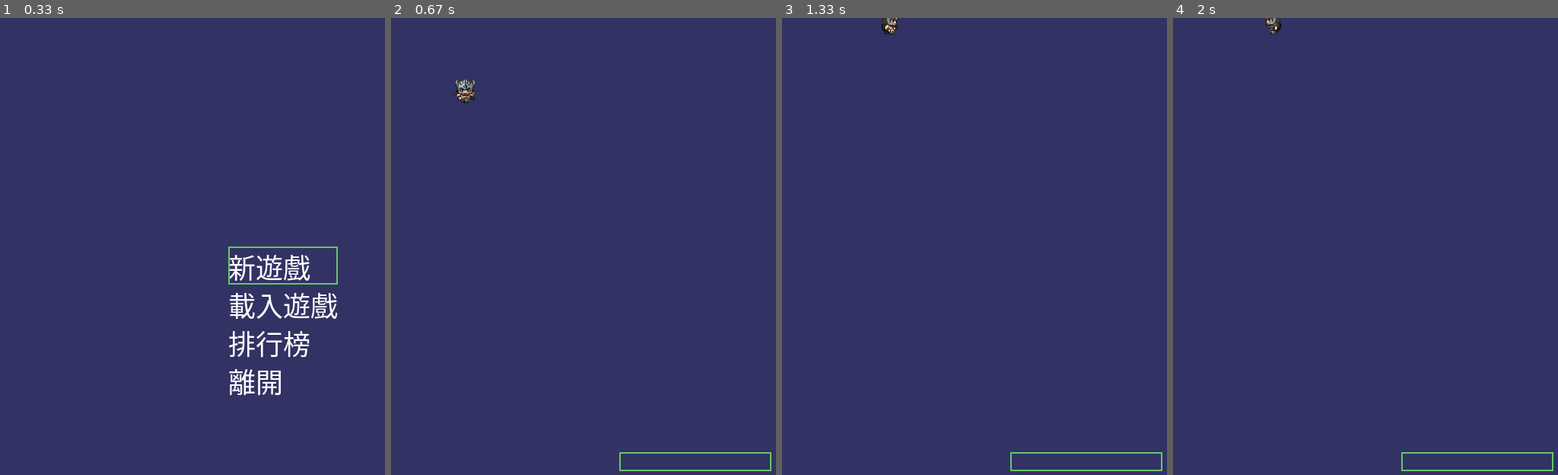
Above: before the commit, frames 1-4 (left to right).
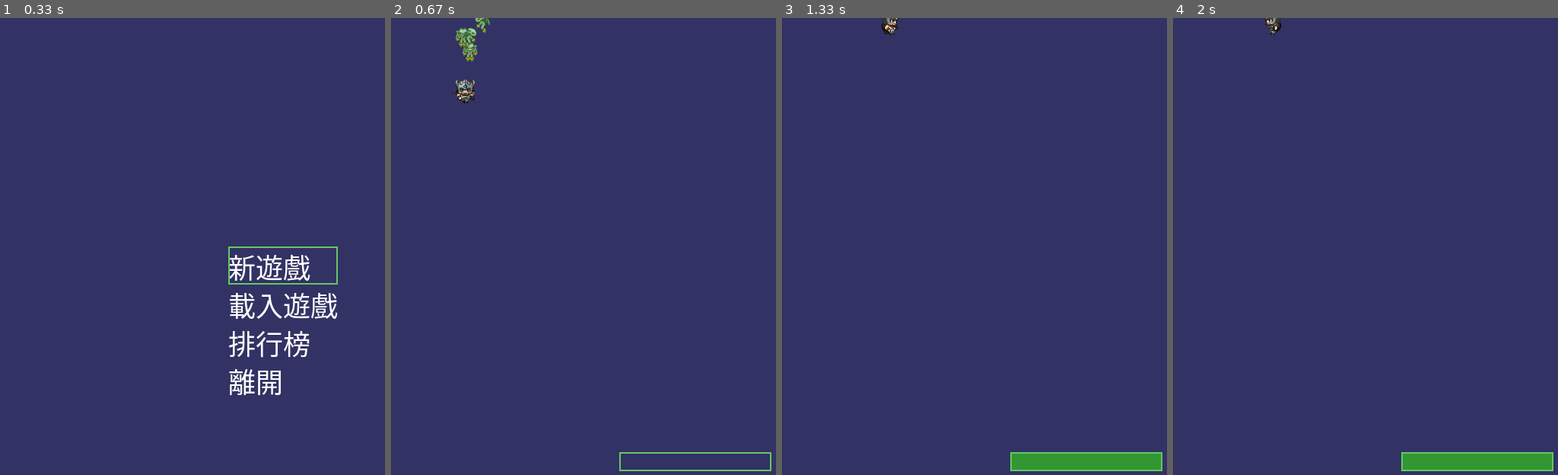
Above: after the commit, the same moments.

Repository: abc873693/pygame-rpg
Game: pygame game, started from main.py
Same seed, same stepped clock (60 frames per second), same inputs: the game is played once before the commit and once after it.
Inputs:
- Up to frame 1 (0.33 s): no input
- Up to frame 2 (0.67 s): tap Keypad Enter at 0.33 s
- Up to frame 3 (1.33 s): hold Up 0.67-1.13 s; hold Right from 1.17 s (still down)
- Up to frame 4 (2 s): release Right at 1.63 s; hold Left from 1.67 s (still down)

Frame 1 is identical in both runs. In frame 2, 0.4% of the frame differs, in the area x 16-26%, y 0-10%; in frame 3, 1.4%, in the area x 59-99%, y 95-99%; in frame 4, 1.4%.

Commit message:
monsters move and show
怪物可以在地圖上顯示並(快速的)移動

Diff:
--- a/main.py
+++ b/main.py
@@ -91,10 +91,10 @@
 player_group.add(player)
 
 # 初始化food精靈組
-for n in range(1, 2):
+for n in range(1, 5):
     food = MonsterSprite(monsters[1])
     # food.position = random.randint(0, 780), random.randint(0, 580)
-    #monster_group.add(food)
+    monster_group.add(food)
 
 
 player_moving = False
@@ -134,8 +134,9 @@
     else:
         player_moving = False
 
+
     if not game_over:
-        # 根據角色的不同方向，使用不同的動畫幀
+    # 根據角色的不同方向，使用不同的動畫幀
         player.first_frame = player.direction * player.columns
         player.last_frame = player.first_frame + player.columns - 1
         if player.frame < player.first_frame:
@@ -149,6 +150,7 @@
             player.velocity.x *= 3
             player.velocity.y *= 3
 
+
         # 更新玩家精靈組
         player_group.update(ticks, 50)
 
@@ -158,12 +160,13 @@
             player.Y += player.velocity.y
             if player.X < -10:
                 player.X = -10
-            elif player.X > 800:
-                player.X = 800
+            elif player.X > 780:
+                player.X = 780
             if player.Y < -10:
                 player.Y = -10
-            elif player.Y > 600:
-                player.Y = 600
+            elif player.Y > 580:
+                player.Y = 580
+
 
         # 檢測玩家是否與食物衝突，是否吃到果實
         attacker = None
@@ -174,8 +177,10 @@
                 monster_group.remove(attacker)
         if player_health > 100:
             player_health = 100
+
         # 更新食物精靈組
         monster_group.update(ticks, 50)
+
         # if len(monster_group) == 0:
         #     pass
         #     game_over = True
--- a/models.py
+++ b/models.py
@@ -95,9 +95,12 @@
         self.velocity = Point(0.0, 0.0)
         self.monsterData = monsterData
         fileNmae = 'images/monster/%s'  % (monsterData.imageName)
-        self.load(fileNmae, 32, 32, 4)
+        self.load(fileNmae, 32, 32, 3)
         self.position = (monsterData.imageStartX, monsterData.imageStartY)
         self.direction = 1 #direction
+        self.move()
+
+
 
     # X property
     def _getx(self): return self.rect.x
@@ -129,6 +132,7 @@
 
     def update(self, current_time, rate=30):
         # update animation frame number
+        self.move()
         if current_time > self.last_time + rate:
             self.frame += 1
             if self.frame > self.last_frame:
@@ -142,6 +146,42 @@
             rect = Rect(frame_x, frame_y, self.frame_width, self.frame_height)
             self.image = self.master_image.subsurface(rect)
             self.old_frame = self.frame
+
+    def move(self):
+        randint = random.randrange(0,100)
+        monster_direction = randint % 4
+        if monster_direction == 0 :
+            food_moving = True
+        elif monster_direction == 1 :
+            food_moving = True
+        elif monster_direction == 2 :
+            food_moving = True
+        elif monster_direction == 3 :
+            food_moving = True
+
+        # 根據角色的不同方向，使用不同的動畫幀
+        self.first_frame = monster_direction * self.columns
+        self.last_frame = self.first_frame + self.columns - 1
+        if self.frame < self.first_frame:
+            self.frame = self.first_frame
+
+
+        self.velocity = calc_velocity(monster_direction, 3)
+        self.velocity.x *= 3
+        self.velocity.y *= 3
+
+
+        self.X += self.velocity.x
+        self.Y += self.velocity.y
+        if self.X < -10:
+            self.X = -10
+        elif self.X > 780:
+            self.X = 780
+        if self.Y < -10:
+            self.Y = -10
+        elif self.Y > 580:
+            self.Y = 580
+
 
     def __str__(self):
         return str(self.frame) + "," + str(self.first_frame) + \
@@ -231,3 +271,19 @@
 
     def getTextSize():
         return len(self.text)
+
+def calc_velocity(direction, vel=1.0):
+    velocity = Point(0, 0)  # 速度
+    if direction == 0:  #下
+        velocity.y = vel
+
+    elif direction == 1:  # 左
+        velocity.x = -vel
+
+    elif direction == 2:  # 右
+        velocity.x = vel
+
+    elif direction == 3:  # 上
+        velocity.y = -vel
+
+    return velocity
